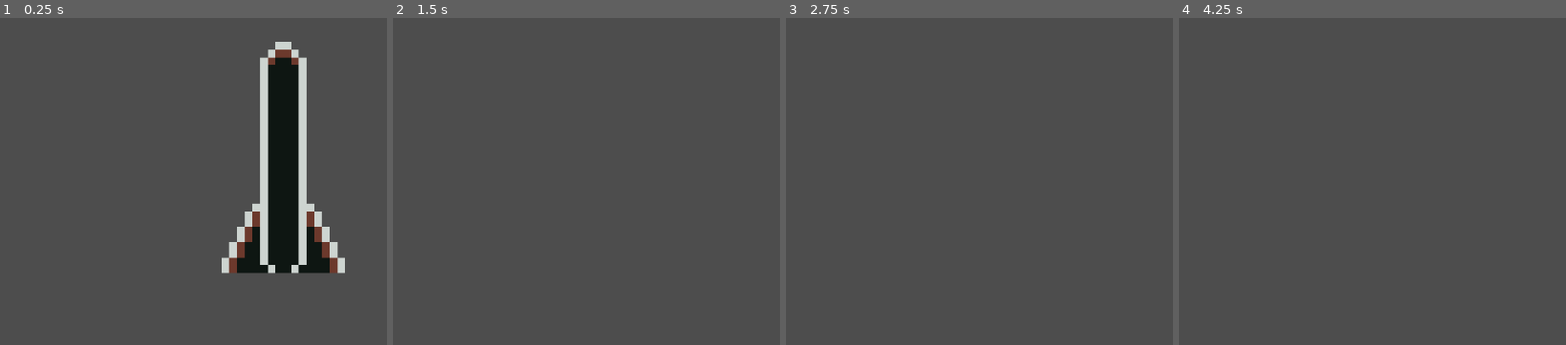
Above: before the commit, frames 1-4 (left to right).
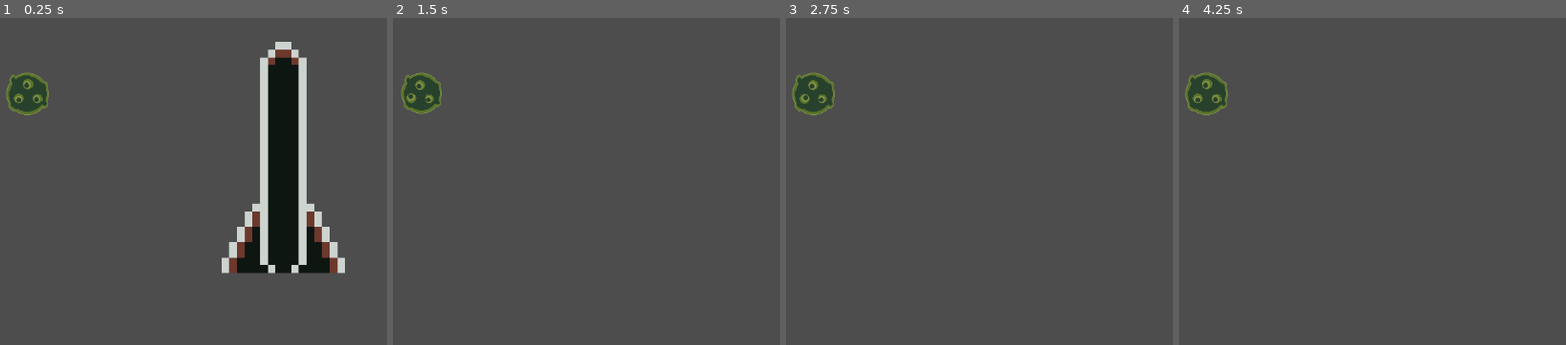
Above: after the commit, the same moments.

Repository: Pinkupansa/galactocracy
Game: Godot game, scene res://Scenes/test.tscn
Same seed, same stepped clock (60 frames per second), same inputs: the game is played once before the commit and once after it.
Inputs:
- Up to frame 1 (0.25 s): no input
- Up to frame 2 (1.5 s): tap Enter (ui_accept) at 0.5, 0.77, 1.25 s; hold Right (ui_right) from 0.53 s (still down)
- Up to frame 3 (2.75 s): tap Enter (ui_accept) at 1.52, 2 s; release Right (ui_right) at 2.03 s; hold Left (ui_left) from 2.03 s (still down)
- Up to frame 4 (4.25 s): tap Enter (ui_accept) at 2.75, 3.02, 3.5, 3.77 s; release Left (ui_left) at 2.78 s; hold Right (ui_right) from 2.78 s (still down)

The runs differ from the first frame. In frame 1, 1.2% of the frame differs, in the area x 1-13%, y 16-30%; in frame 2, 1.1%; in frame 3, 1.2%; in frame 4, 1.2%.

Commit message:
feat: quelques planètes

Diff:
--- /dev/null
+++ b/Scenes/Anims/planete_bleue.tscn
@@ -0,0 +1,48 @@
+[gd_scene load_steps=9 format=3 uid="uid://bwv2sg61kqf4m"]
+
+[ext_resource type="Texture2D" uid="uid://ht2xvcotya7c" path="res://Assets/Sprites/planet_depart.png" id="1_gkxyt"]
+[ext_resource type="Texture2D" uid="uid://cfv3hosf0wa0g" path="res://Assets/Anims/jefferson/jefferson1.png" id="2_qqivp"]
+[ext_resource type="Texture2D" uid="uid://db2okbw32nlu6" path="res://Assets/Anims/jefferson/jefferson2.png" id="3_7ytdy"]
+[ext_resource type="Texture2D" uid="uid://bx1ls27pq6m5t" path="res://Assets/Anims/jefferson/jefferson3.png" id="4_gld7i"]
+[ext_resource type="Texture2D" uid="uid://8oxefdyvwqab" path="res://Assets/Anims/jefferson/jefferson4.png" id="5_1dt4x"]
+[ext_resource type="Texture2D" uid="uid://hemrouk7txhb" path="res://Assets/Anims/jefferson/jefferson5.png" id="6_rnjb4"]
+
+[sub_resource type="SpriteFrames" id="SpriteFrames_3vi0m"]
+animations = [{
+"frames": [{
+"duration": 1.0,
+"texture": ExtResource("2_qqivp")
+}, {
+"duration": 1.0,
+"texture": ExtResource("3_7ytdy")
+}, {
+"duration": 1.0,
+"texture": ExtResource("4_gld7i")
+}, {
+"duration": 1.0,
+"texture": ExtResource("5_1dt4x")
+}, {
+"duration": 1.0,
+"texture": ExtResource("6_rnjb4")
+}],
+"loop": true,
+"name": &"default",
+"speed": 5.0
+}]
+
+[sub_resource type="CircleShape2D" id="CircleShape2D_gkxyt"]
+radius = 33.2415
+
+[node name="PlaneteBleue" type="RigidBody2D"]
+
+[node name="PlanetDepart" type="Sprite2D" parent="."]
+position = Vector2(1, 1)
+texture = ExtResource("1_gkxyt")
+
+[node name="AnimatedSprite2D" type="AnimatedSprite2D" parent="."]
+modulate = Color(0, 0.470588, 1, 0.556863)
+sprite_frames = SubResource("SpriteFrames_3vi0m")
+autoplay = "default"
+
+[node name="CollisionShape2D" type="CollisionShape2D" parent="."]
+shape = SubResource("CircleShape2D_gkxyt")
--- /dev/null
+++ b/Scenes/Anims/planete_jaune.tscn
@@ -0,0 +1,45 @@
+[gd_scene load_steps=9 format=3 uid="uid://dj8mui4yod3q1"]
+
+[ext_resource type="Texture2D" uid="uid://bku5q40gfx3sy" path="res://Assets/Anims/planet_anneau/planet_anneau1.png" id="1_m3m5b"]
+[ext_resource type="Texture2D" uid="uid://brm47sipk3d71" path="res://Assets/Anims/planet_anneau/planet_anneau2.png" id="2_4oowg"]
+[ext_resource type="Texture2D" uid="uid://dk7g6cldqk8at" path="res://Assets/Anims/planet_anneau/planet_anneau3.png" id="3_ijyus"]
+[ext_resource type="Texture2D" uid="uid://d08b5v1bf6rmf" path="res://Assets/Anims/planet_anneau/planet_anneau4.png" id="4_gveob"]
+[ext_resource type="Texture2D" uid="uid://bs5alakvg8xev" path="res://Assets/Anims/planet_anneau/planet_anneau5.png" id="5_maj50"]
+[ext_resource type="Texture2D" uid="uid://bxarm2642msvi" path="res://Assets/Anims/planet_anneau/planet_anneau6.png" id="6_ay7pv"]
+
+[sub_resource type="SpriteFrames" id="SpriteFrames_sc06t"]
+animations = [{
+"frames": [{
+"duration": 1.0,
+"texture": ExtResource("1_m3m5b")
+}, {
+"duration": 1.0,
+"texture": ExtResource("2_4oowg")
+}, {
+"duration": 1.0,
+"texture": ExtResource("3_ijyus")
+}, {
+"duration": 1.0,
+"texture": ExtResource("4_gveob")
+}, {
+"duration": 1.0,
+"texture": ExtResource("5_maj50")
+}, {
+"duration": 1.0,
+"texture": ExtResource("6_ay7pv")
+}],
+"loop": true,
+"name": &"default",
+"speed": 5.0
+}]
+
+[sub_resource type="CircleShape2D" id="CircleShape2D_d1gjx"]
+radius = 31.5753
+
+[node name="PlaneteJaune" type="StaticBody2D"]
+
+[node name="AnimatedSprite2D" type="AnimatedSprite2D" parent="."]
+sprite_frames = SubResource("SpriteFrames_sc06t")
+
+[node name="CollisionShape2D" type="CollisionShape2D" parent="."]
+shape = SubResource("CircleShape2D_d1gjx")
--- /dev/null
+++ b/Scenes/Anims/planete_verte.tscn
@@ -0,0 +1,64 @@
+[gd_scene load_steps=13 format=3 uid="uid://bia64wakxrs8k"]
+
+[ext_resource type="Texture2D" uid="uid://ddrdi3stnj7me" path="res://Assets/Anims/planet_verte/planet_liberty1.png" id="1_750tb"]
+[ext_resource type="Texture2D" uid="uid://jhjcmobpsgqw" path="res://Assets/Anims/planet_verte/planet_liberty2.png" id="2_r0q8w"]
+[ext_resource type="Texture2D" uid="uid://bmjrktlmdfrhc" path="res://Assets/Anims/planet_verte/planet_liberty3.png" id="3_2s5av"]
+[ext_resource type="Texture2D" uid="uid://5x28ek2sdqw0" path="res://Assets/Anims/planet_verte/planet_liberty4.png" id="4_giw6d"]
+[ext_resource type="Texture2D" uid="uid://1heycnx8wmc8" path="res://Assets/Anims/planet_verte/planet_liberty5.png" id="5_2em22"]
+[ext_resource type="Texture2D" uid="uid://c5yt53hl63iud" path="res://Assets/Anims/planet_verte/planet_liberty6.png" id="6_wjo7p"]
+[ext_resource type="Texture2D" uid="uid://bxp4tep2ooekm" path="res://Assets/Anims/planet_verte/planet_liberty7.png" id="7_x5806"]
+[ext_resource type="Texture2D" uid="uid://b2uenrl43ge0o" path="res://Assets/Anims/planet_verte/planet_liberty8.png" id="8_i8xab"]
+[ext_resource type="Texture2D" uid="uid://cewem11pnsptg" path="res://Assets/Anims/planet_verte/planet_liberty9.png" id="9_lq0dy"]
+[ext_resource type="Texture2D" uid="uid://dpxlstkxa8usf" path="res://Assets/Anims/planet_verte/planet_liberty10.png" id="10_ko5sr"]
+
+[sub_resource type="SpriteFrames" id="SpriteFrames_750tb"]
+animations = [{
+"frames": [{
+"duration": 1.0,
+"texture": ExtResource("1_750tb")
+}, {
+"duration": 1.0,
+"texture": ExtResource("2_r0q8w")
+}, {
+"duration": 1.0,
+"texture": ExtResource("3_2s5av")
+}, {
+"duration": 1.0,
+"texture": ExtResource("4_giw6d")
+}, {
+"duration": 1.0,
+"texture": ExtResource("5_2em22")
+}, {
+"duration": 1.0,
+"texture": ExtResource("6_wjo7p")
+}, {
+"duration": 1.0,
+"texture": ExtResource("7_x5806")
+}, {
+"duration": 1.0,
+"texture": ExtResource("8_i8xab")
+}, {
+"duration": 1.0,
+"texture": ExtResource("9_lq0dy")
+}, {
+"duration": 1.0,
+"texture": ExtResource("10_ko5sr")
+}],
+"loop": true,
+"name": &"default",
+"speed": 5.0
+}]
+
+[sub_resource type="CircleShape2D" id="CircleShape2D_r0q8w"]
+radius = 32.0624
+
+[node name="StaticBody2D" type="StaticBody2D"]
+
+[node name="AnimatedSprite2D" type="AnimatedSprite2D" parent="."]
+sprite_frames = SubResource("SpriteFrames_750tb")
+autoplay = "default"
+frame = 6
+frame_progress = 0.538536
+
+[node name="CollisionShape2D" type="CollisionShape2D" parent="."]
+shape = SubResource("CircleShape2D_r0q8w")
--- /dev/null
+++ b/Scenes/Anims/rocket.tscn
@@ -0,0 +1,57 @@
+[gd_scene load_steps=11 format=3 uid="uid://bm7qnkyxndfy3"]
+
+[ext_resource type="Texture2D" uid="uid://bgklq5n1sjftw" path="res://Assets/Anims/petou/petou1.png" id="1_acccx"]
+[ext_resource type="Texture2D" uid="uid://80nsji6wxxty" path="res://Assets/Sprites/rocket.png" id="1_wde2a"]
+[ext_resource type="Texture2D" uid="uid://cfnt04q4k7luf" path="res://Assets/Anims/petou/petou2.png" id="2_5j7ww"]
+[ext_resource type="Texture2D" uid="uid://b3d4ny7e7406t" path="res://Assets/Anims/petou/petou3.png" id="3_oofmx"]
+[ext_resource type="Texture2D" uid="uid://b560qicts8ngb" path="res://Assets/Anims/petou/petou4.png" id="4_63er1"]
+[ext_resource type="Texture2D" uid="uid://cml72r6g54mo5" path="res://Assets/Anims/petou/petou5.png" id="5_hsspa"]
+[ext_resource type="Texture2D" uid="uid://2d3tk3u2enux" path="res://Assets/Anims/petou/petou6.png" id="6_pcp6q"]
+[ext_resource type="Texture2D" uid="uid://keedtsmbh41p" path="res://Assets/Anims/petou/petou7.png" id="7_60lkk"]
+
+[sub_resource type="SpriteFrames" id="SpriteFrames_mm0f2"]
+animations = [{
+"frames": [{
+"duration": 1.0,
+"texture": ExtResource("1_acccx")
+}, {
+"duration": 1.0,
+"texture": ExtResource("2_5j7ww")
+}, {
+"duration": 1.0,
+"texture": ExtResource("3_oofmx")
+}, {
+"duration": 1.0,
+"texture": ExtResource("4_63er1")
+}, {
+"duration": 1.0,
+"texture": ExtResource("5_hsspa")
+}, {
+"duration": 1.0,
+"texture": ExtResource("6_pcp6q")
+}, {
+"duration": 1.0,
+"texture": ExtResource("7_60lkk")
+}],
+"loop": true,
+"name": &"default",
+"speed": 5.0
+}]
+
+[sub_resource type="CapsuleShape2D" id="CapsuleShape2D_acccx"]
+radius = 3.0
+height = 32.0
+
+[node name="Rocket" type="RigidBody2D"]
+
+[node name="flamme" type="AnimatedSprite2D" parent="."]
+position = Vector2(0, 25)
+sprite_frames = SubResource("SpriteFrames_mm0f2")
+autoplay = "default"
+
+[node name="Rocket" type="Sprite2D" parent="."]
+texture = ExtResource("1_wde2a")
+
+[node name="CollisionShape2D" type="CollisionShape2D" parent="."]
+position = Vector2(0, 2)
+shape = SubResource("CapsuleShape2D_acccx")
--- a/Scenes/test.tscn
+++ b/Scenes/test.tscn
@@ -1,9 +1,13 @@
-[gd_scene load_steps=2 format=3 uid="uid://kla2ehm235hl"]
+[gd_scene load_steps=3 format=3 uid="uid://kla2ehm235hl"]
 
 [ext_resource type="PackedScene" uid="uid://cne6tp84k44ob" path="res://Scenes/rocket.tscn" id="1_lc1oi"]
+[ext_resource type="PackedScene" uid="uid://bia64wakxrs8k" path="res://Scenes/Anims/planete_verte.tscn" id="2_8od7v"]
 
 [node name="Node2D" type="Node2D"]
 
 [node name="CharacterBody2D" parent="." instance=ExtResource("1_lc1oi")]
 
 [node name="Camera2D" type="Camera2D" parent="."]
+
+[node name="PlaneteVerte" parent="." instance=ExtResource("2_8od7v")]
+position = Vector2(-386, -56)
Not shown: 1 places in Scenes/planet.tscn that only renumber resources
